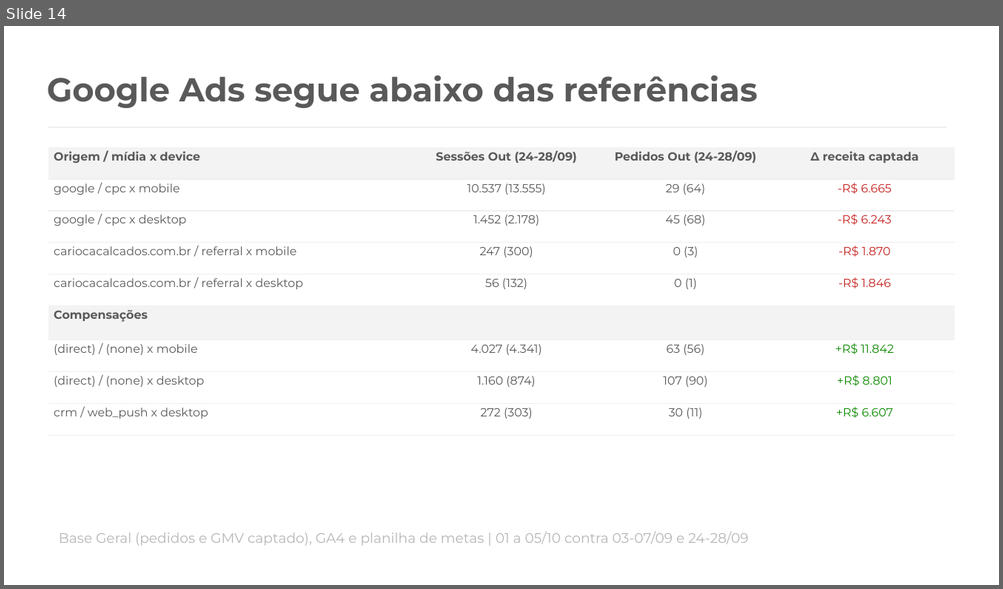
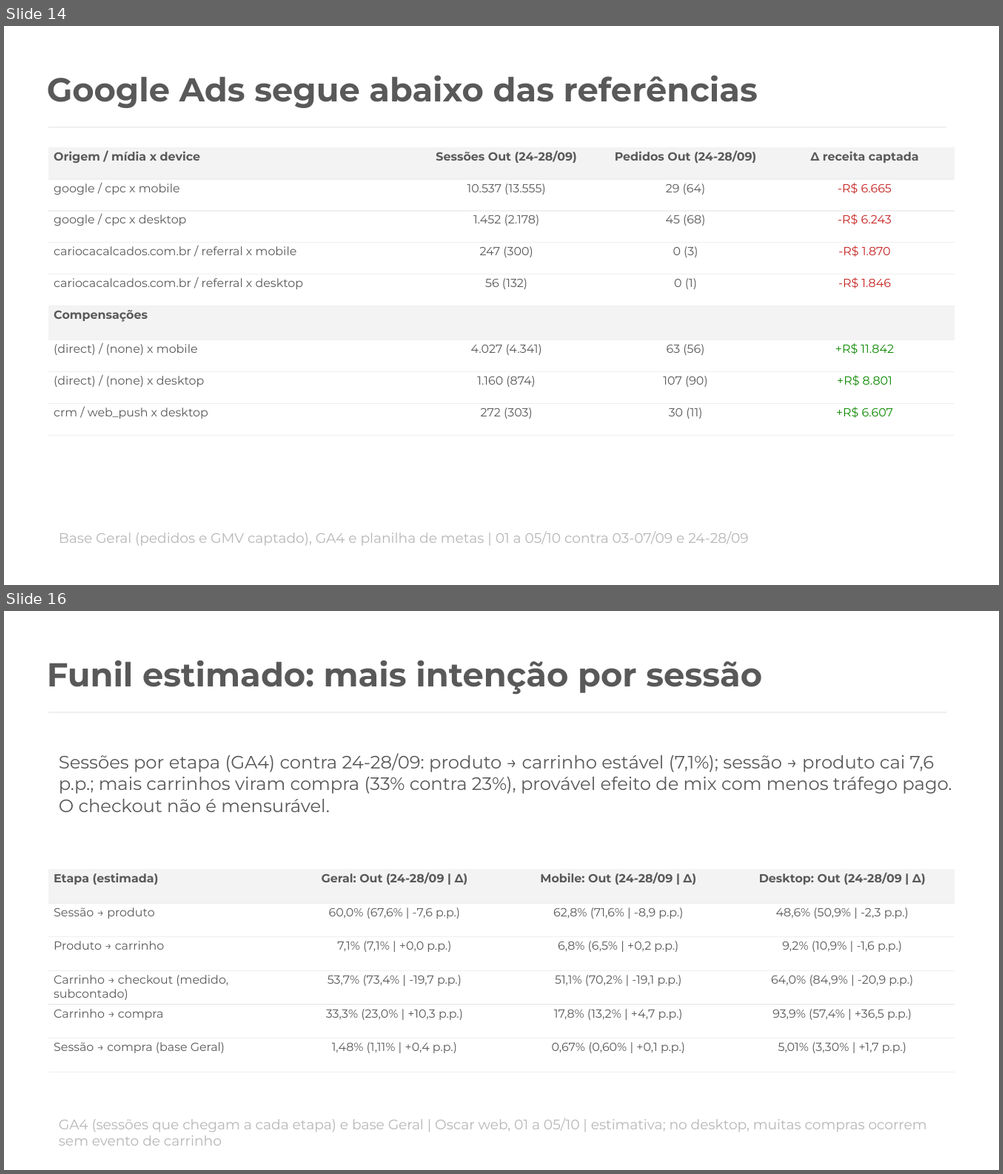
Before and after one commit to marianapereira-ctrl/repo, a slide deck: analise/Growth_Set_Out_2026_por_bandeira.pptx. Shown one above the other, each under a label of ours: slide 14 before the commit, slides 14 and 16 after it; the slides between them are not shown. The pictures are 1003x589 and 1003x1174 pixels, drawn with LibreOffice and Linux fonts; fonts in the diff are those of the drawing. Boxes give left, top, right and bottom in pixels: in the first picture for what was removed or moved away, otherwise in the second. Text is boxed around its words. In the diff, an @@ line names an element or a change of style, - is before the commit and + after.

```diff
--- a/analise/Growth_Set_Out_2026_por_bandeira.pptx
+++ b/analise/Growth_Set_Out_2026_por_bandeira.pptx
@@ slide 16 added at (x1=4, y1=611, x2=999, y2=1170), background #FFFFFF @@
@@ text added at (x1=47, y1=660, x2=762, y2=695), 24 pt, text #595959, bold @@
+Funil estimado: mais intenção por sessão
@@ line added from (48, 712) to (946, 712), #EFEFEF 1.5 pt @@
@@ text added at (x1=59, y1=753, x2=951, y2=812), 13 pt, text #595959 @@
+Sessões por etapa (GA4) contra 24-28/09: produto → carrinho estável (7,1%); sessão → produto cai 7,6 p.p.; mais carrinhos viram compra (33% contra 23%), provável efeito de mix com menos tráfego pago. O checkout não é mensurável.
@@ table added at (x1=48, y1=869, x2=954, y2=1073), 6 rows, 4 columns @@
+Etapa (estimada) | Geral: Out (24-28/09 | Δ) | Mobile: Out (24-28/09 | Δ) | Desktop: Out (24-28/09 | Δ)
+Sessão → produto | 60,0% (67,6% | -7,6 p.p.) | 62,8% (71,6% | -8,9 p.p.) | 48,6% (50,9% | -2,3 p.p.)
+Produto → carrinho | 7,1% (7,1% | +0,0 p.p.) | 6,8% (6,5% | +0,2 p.p.) | 9,2% (10,9% | -1,6 p.p.)
+Carrinho → checkout (medido, subcontado) | 53,7% (73,4% | -19,7 p.p.) | 51,1% (70,2% | -19,1 p.p.) | 64,0% (84,9% | -20,9 p.p.)
+Carrinho → compra | 33,3% (23,0% | +10,3 p.p.) | 17,8% (13,2% | +4,7 p.p.) | 93,9% (57,4% | +36,5 p.p.)
+Sessão → compra (base Geral) | 1,48% (1,11% | +0,4 p.p.) | 0,67% (0,60% | +0,1 p.p.) | 5,01% (3,30% | +1,7 p.p.)
@@ text added at (x1=59, y1=1119, x2=927, y2=1146), 10 pt, text #B7B7B7 @@
+GA4 (sessões que chegam a cada etapa) e base Geral | Oscar web, 01 a 05/10 | estimativa; no desktop, muitas compras ocorrem sem evento de carrinho
```
Also in this commit, not shown: 2 slides changed.
